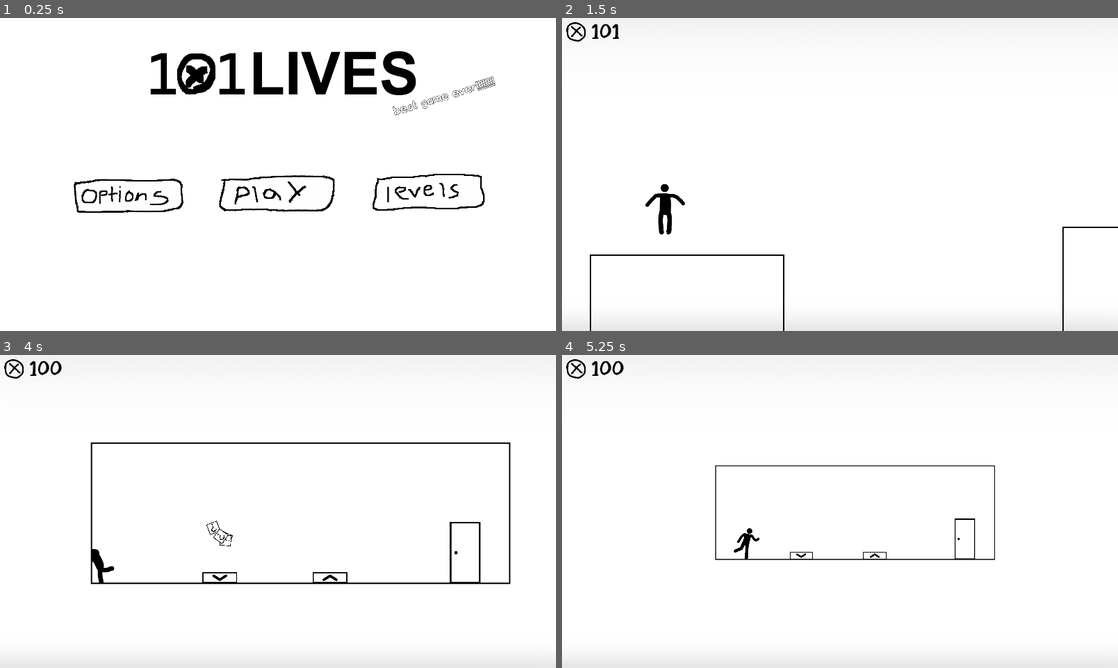
Above: before the commit, frames 1-4 (two rows, left to right).
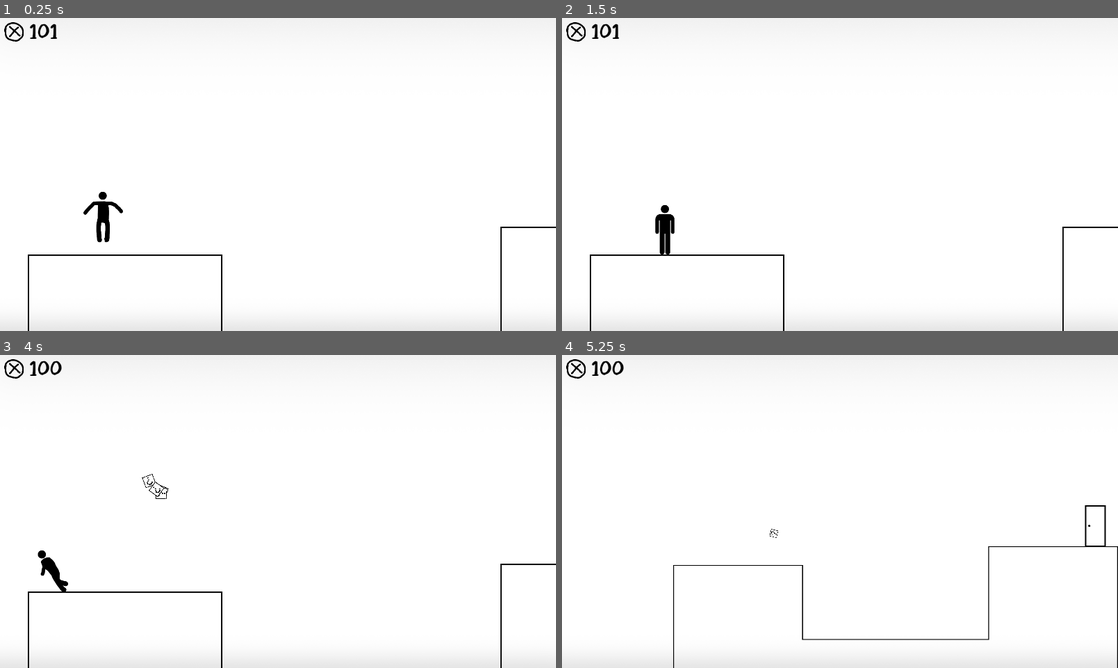
Above: after the commit, the same moments.

Repository: idrinkradium/101LIVES
Game: Godot game, scene res://game.tscn
Same seed, same stepped clock (60 frames per second), same inputs: the game is played once before the commit and once after it. Before the commit the project starts from res://mainmenu.tscn. Sound files missing from this copy of the repository are replaced by a short silence.
Inputs (mouse positions are in pixels of both pictures, inside the frame that each line leads up to):
- Up to frame 1 (0.25 s): no input
- Up to frame 2 (1.5 s): click (840, 193) at 0.52 s; click (595, 39) at 1.25 s, where only the run before the commit has a clickable "Level 1"
- Up to frame 3 (4 s): tap Enter (ui_accept) at 2, 2.27 s; move the mouse to (400, 495) at 2.02 s; hold Right (ui_right) 2.03-2.75 s; tap End (ui_end) at 2.1, 3.8 s; click (400, 495) at 2.17 s; drag from (166, 527) to (467, 552) at 2.77 s; move the mouse to (333, 442) at 3.52 s; hold Left (ui_left) from 3.53 s (still down); tap F (Die) at 3.6 s; click (333, 442) at 3.67 s
- Up to frame 4 (5.25 s): release Left (ui_left) at 4.25 s; drag from (812, 574) to (673, 464) at 4.27 s; move the mouse to (1006, 558) at 5.02 s; hold Right (ui_right) from 5.03 s (still down); tap Mouse wheel down (Zoom Out) at 5.1 s; click (1006, 558) at 5.17 s

The runs differ from the first frame. In frame 1, 6.3% of the frame differs, in the area x 0-100%, y 1-100%; in frame 2, 0.5%; in frame 3, 2.7%; in frame 4, 1.6%.

Commit message:
dor!!

Diff:
--- /dev/null
+++ b/door.gd
@@ -0,0 +1,16 @@
+extends Powerable
+
+@export var new_level_id = 1
+@export var requires_power = true
+
+
+func _on_power_changed(new_power):
+	if powered == new_power or !requires_power:
+		return
+	powered = new_power
+
+	$dorclose.visible = !powered
+	if powered:
+		$OpenSfx.play()
+	else:
+		$CloseSfx.play()
--- a/door.tscn
+++ b/door.tscn
@@ -1,19 +1,38 @@
-[gd_scene load_steps=3 format=3 uid="uid://dux1w8mi8brv"]
+[gd_scene load_steps=7 format=3 uid="uid://cv44a3f4f6rhh"]
 
+[ext_resource type="Script" path="res://door.gd" id="1_0csxk"]
 [ext_resource type="Texture2D" uid="uid://c7xh2vrbxaviw" path="res://objects/door.png" id="1_3hjtr"]
+[ext_resource type="Texture2D" uid="uid://t0du2183q46q" path="res://objects/dooropen.png" id="2_sachl"]
+[ext_resource type="AudioStream" uid="uid://dabltu15652l7" path="res://sounds/doorclose.mp3" id="4_8fqkx"]
+[ext_resource type="AudioStream" uid="uid://cf7edf2npwwpk" path="res://sounds/dooropen.mp3" id="5_qbppe"]
 
 [sub_resource type="RectangleShape2D" id="RectangleShape2D_6dsf2"]
+size = Vector2(392.982, 791.579)
 
 [node name="Door" type="Node2D"]
+script = ExtResource("1_0csxk")
+
+[node name="doropen" type="Sprite2D" parent="."]
+scale = Vector2(0.178, 0.178)
+texture = ExtResource("2_sachl")
 
 [node name="dorclose" type="Sprite2D" parent="."]
 position = Vector2(-2.38419e-07, -4.76837e-07)
 scale = Vector2(0.178125, 0.178125)
 texture = ExtResource("1_3hjtr")
 
-[node name="Area2D" type="Area2D" parent="dorclose"]
+[node name="Area2D" type="Area2D" parent="."]
+position = Vector2(-2.38419e-07, -4.76837e-07)
+scale = Vector2(0.178125, 0.178125)
 
-[node name="CollisionShape2D" type="CollisionShape2D" parent="dorclose/Area2D"]
+[node name="CollisionShape2D" type="CollisionShape2D" parent="Area2D"]
+position = Vector2(1.33849e-06, -2.80704)
 shape = SubResource("RectangleShape2D_6dsf2")
 
-[node name="doropen" type="Sprite2D" parent="."]
+[node name="CloseSfx" type="AudioStreamPlayer2D" parent="."]
+stream = ExtResource("4_8fqkx")
+
+[node name="OpenSfx" type="AudioStreamPlayer2D" parent="."]
+stream = ExtResource("5_qbppe")
+
+[connection signal="power_changed" from="." to="." method="_on_power_changed"]
--- a/game.gd
+++ b/game.gd
@@ -1,31 +1,75 @@
 extends Node
 
-@export var level:Node
+@export var level:Node2D
 
 @export var lives = 101:
 	get:
 		return lives
 	set(value):
 		lives = value
-		$HUD/Lives.text = "{lives}".format({"lives": lives})
+		$HUD/Lives.text = str(lives)
 
-# Called every frame. 'delta' is the elapsed time since the previous frame.
+func _ready():
+	connect_door()
+
 func _process(delta):
 	if Input.is_action_just_pressed("ui_end"):
-
-		var newLevel:PackedScene = load("res://level2.tscn")
-		var instance = newLevel.instantiate()
-
-		level.queue_free()
-		add_child(instance)
-		level = instance
-
-		$Player.position=Vector2(level.get_node("PlayerSpawn").position)
-		$Camera2D.offset = Vector2(level.get_node("CameraSpawn").position)
-
+		change_level(level.get_node("Door").new_level_id)
 
 	if Input.is_action_just_pressed("Die"):
 		kill_player(true)
+
+	if Input.is_action_just_pressed("ui_page_up"):
+		$Player.position = Vector2($MouseBox.position)
+
+
+func change_level(id: int):
+	var new_level = load("res://level{id}.tscn".format({"id":id}))
+	var instance = new_level.instantiate()
+
+	level.queue_free()
+	add_child(instance)
+	level = instance
+
+	$Player.position = Vector2(level.get_node("PlayerSpawn").position)
+	$Camera2D.offset = Vector2(level.get_node("CameraSpawn").position)
+
+	connect_door()
+
+
+func connect_door():
+	var on_body_entered = func(body):
+		if not body is CharacterBody2D:
+			return
+
+		var door = level.get_node("Door")
+
+		if !door.requires_power:
+			$Player.visible = false
+
+			door.get_node("OpenSfx").play()
+			door.get_node("dorclose").visible = false
+
+			var tween = create_tween()
+			tween.tween_property($HUD/Darkness, "modulate", Color(0,0,0,1), .5)
+
+			var finished = func():
+				change_level(door.new_level_id)
+
+				$Player.visible = true
+
+				tween = create_tween()
+				tween.tween_property($HUD/Darkness, "modulate", Color(0,0,0,0), .5)
+
+			tween.finished.connect(finished)
+
+			return
+
+		if door.powered:
+			change_level(door.new_level_id)
+
+	level.get_node("Door").get_node("Area2D").connect("body_entered", on_body_entered)
+
 
 func kill_player(spawn_ragdoll:bool):
 	lives -= 1
--- a/game.tscn
+++ b/game.tscn
@@ -20,6 +20,8 @@
 
 [sub_resource type="CircleShape2D" id="CircleShape2D_sd6va"]
 radius = 3.0
+
+[sub_resource type="PlaceholderTexture2D" id="PlaceholderTexture2D_5da5w"]
 
 [sub_resource type="Gradient" id="Gradient_i1flq"]
 colors = PackedColorArray(1, 1, 1, 1, 1, 1, 1, 1)
@@ -107,6 +109,15 @@
 scale = Vector2(0.0771484, 0.0771484)
 texture = ExtResource("7_s2iwq")
 
+[node name="Darkness" type="TextureRect" parent="HUD"]
+modulate = Color(0, 0, 0, 0)
+anchors_preset = 15
+anchor_right = 1.0
+anchor_bottom = 1.0
+grow_horizontal = 2
+grow_vertical = 2
+texture = SubResource("PlaceholderTexture2D_5da5w")
+
 [node name="BackgroundCanvasLayer" type="CanvasLayer" parent="."]
 layer = -1
 
--- a/level1.tscn
+++ b/level1.tscn
@@ -1,5 +1,6 @@
-[gd_scene load_steps=2 format=3 uid="uid://jiy6adpvuo7a"]
+[gd_scene load_steps=3 format=3 uid="uid://jiy6adpvuo7a"]
 
+[ext_resource type="PackedScene" uid="uid://cv44a3f4f6rhh" path="res://door.tscn" id="2_sg41p"]
 [ext_resource type="TileSet" uid="uid://bxalumk13aqel" path="res://tiles/tileset.tres" id="2_x4g5o"]
 
 [node name="Level1" type="Node2D"]
@@ -13,3 +14,9 @@
 position = Vector2(136, 451)
 
 [node name="CameraSpawn" type="Node2D" parent="."]
+
+[node name="Door" parent="." instance=ExtResource("2_sg41p")]
+position = Vector2(1458, 378)
+new_level_id = 2
+requires_power = false
+powered = true
--- a/level2.tscn
+++ b/level2.tscn
@@ -15,6 +15,9 @@
 [node name="PlayerSpawn" type="Node2D" parent="."]
 position = Vector2(80, 300)
 
+[node name="CameraSpawn" type="Node2D" parent="."]
+position = Vector2(-148, -108)
+
 [node name="PressurePlate" parent="." node_paths=PackedStringArray("powerables") instance=ExtResource("2_ypf6p")]
 position = Vector2(294, 384)
 powerables = [NodePath("../Piston")]
@@ -23,8 +26,5 @@
 position = Vector2(548, 384)
 ragdoll_force = 1200
 
-[node name="CameraSpawn" type="Node2D" parent="."]
-position = Vector2(-148, -108)
-
 [node name="Door" parent="." instance=ExtResource("4_8mcau")]
 position = Vector2(859, 315)
--- a/mainmenu.tscn
+++ b/mainmenu.tscn
@@ -2,7 +2,7 @@
 
 [ext_resource type="Script" path="res://mainmenu.gd" id="1_1ra5l"]
 [ext_resource type="Texture2D" uid="uid://b6tk65u5eo2y0" path="res://ui/101lives logo.png" id="2_ot5ck"]
-[ext_resource type="Texture2D" uid="uid://ept00eui0ixr" path="res://ui/play1.png" id="2_q0lq7"]
+[ext_resource type="Texture2D" uid="uid://ept00eui0ixr" path="res://ui/Play1.png" id="2_q0lq7"]
 [ext_resource type="FontFile" uid="uid://bkoydq55snmj8" path="res://gobaaahandwrittencomic-regular-webfont.ttf" id="3_uc0vy"]
 [ext_resource type="Texture2D" uid="uid://dgy0x34a04ym7" path="res://ui/options1.png" id="4_rsc4b"]
 [ext_resource type="Texture2D" uid="uid://bej33vxk5ktur" path="res://ui/levels1.png" id="5_rtmgw"]
--- a/piston.gd
+++ b/piston.gd
@@ -3,7 +3,7 @@
 @export var height = 150
 @export var animation_duration = 0.1
 @export var player_velocity = 1000
-@export var ragdoll_force = 750
+@export var ragdoll_force = 500
 
 var tween:Tween
 var busy = false
--- a/project.godot
+++ b/project.godot
@@ -11,7 +11,7 @@
 [application]
 
 config/name="101LIVES"
-run/main_scene="res://mainmenu.tscn"
+run/main_scene="res://game.tscn"
 config/features=PackedStringArray("4.2", "Forward Plus")
 config/icon="res://icon.svg"
 
Not shown: 1 places in game.tscn that only renumber resources
Not shown: 1 places in level2.tscn that only renumber resources
